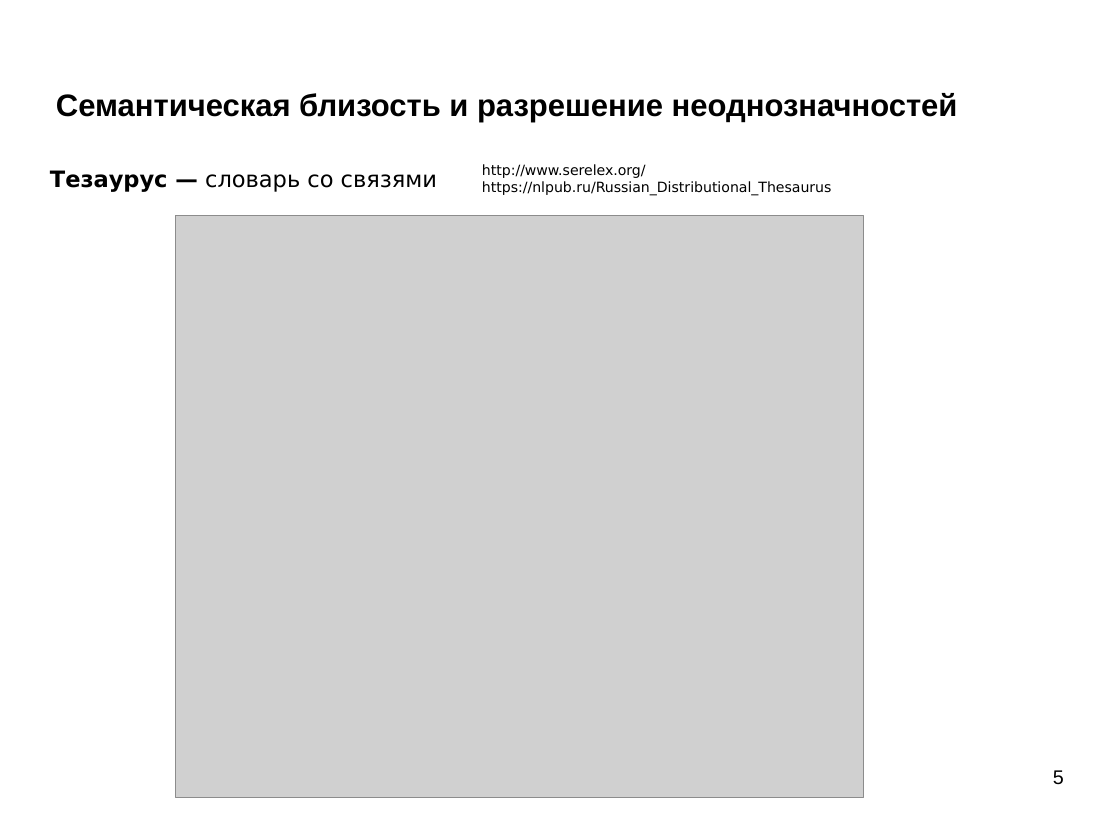
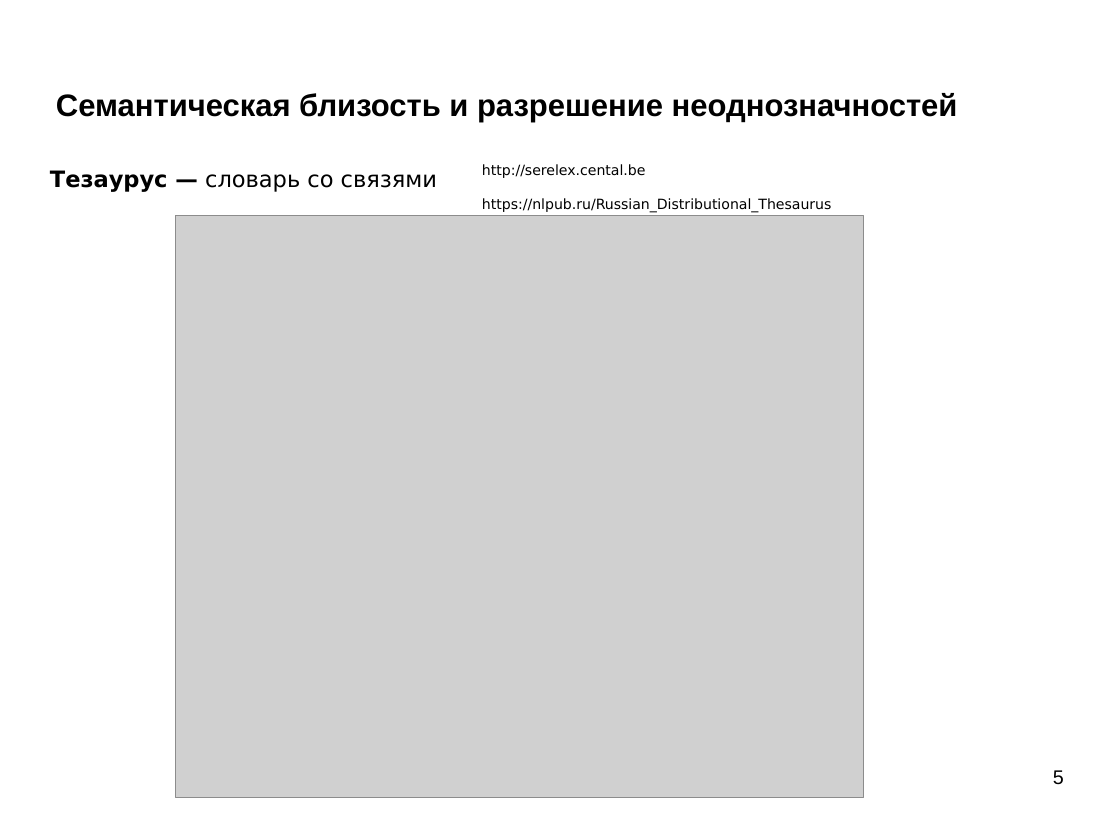
Before and after one commit to mechanoid5/ml_nlp_2024_I, a slide deck: slide 5 of 05-semantic-w2v.odp. Drawn at 1120x840 pixels with LibreOffice and Linux fonts; fonts in the diff are those of the drawing; grey boxes stand for pictures; background and template pictures are left out. Boxes give left, top, right and bottom in pixels: in the first picture for what was removed or moved away, otherwise in the second. Text is boxed around its words. In the diff, an @@ line names an element or a change of style, - is before the commit and + after.

```diff
--- a/05-semantic-w2v.odp
+++ b/05-semantic-w2v.odp
@@ text at [482, 164, 646, 178]: text changed @@
-http://www.serelex.org/
+http://serelex.cental.be
```
Also in this commit, not shown: 1 other slide changed, 3 other files.
